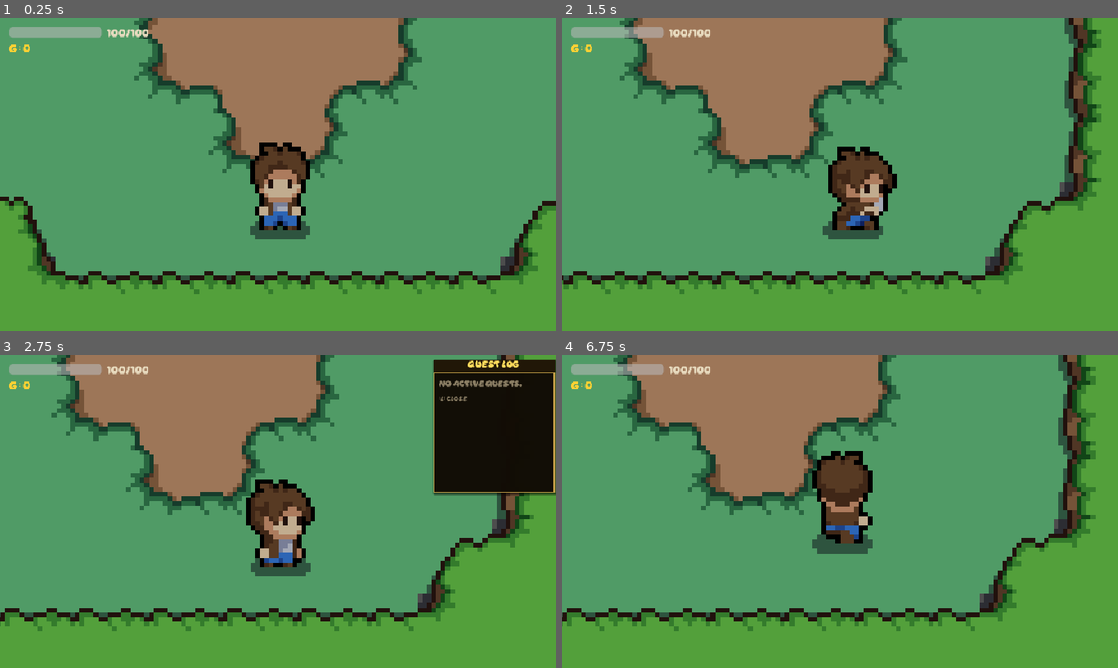
Above: before the commit, frames 1-4 (two rows, left to right).
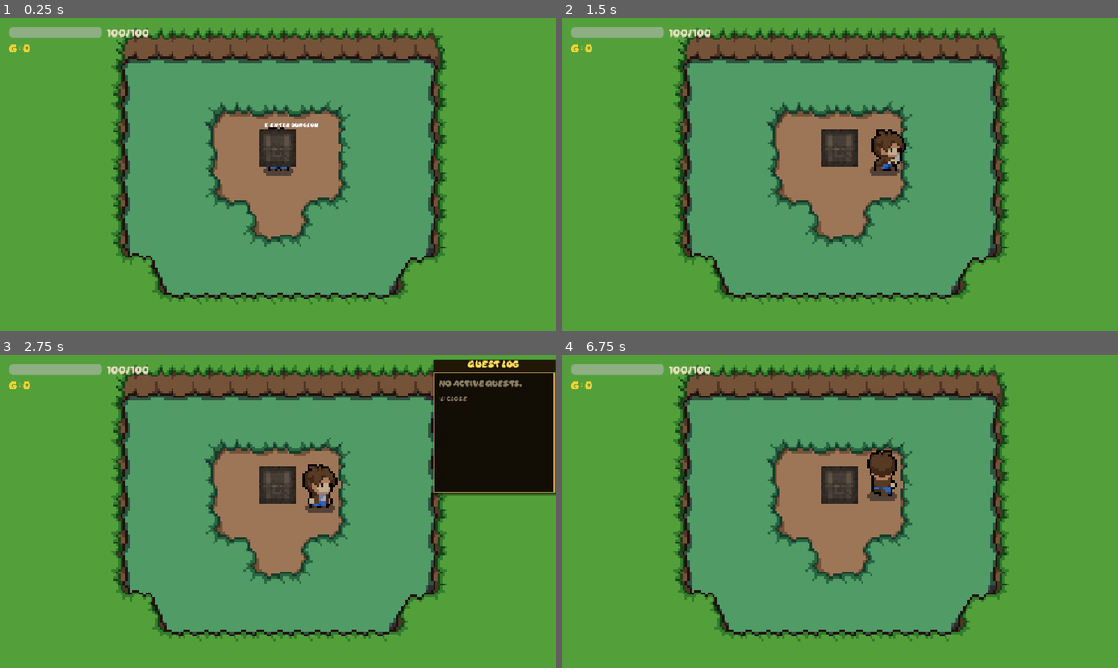
Above: after the commit, the same moments.

Repository: Puget-Sound-Skills-Center/godot-tenten-project
Game: Godot game, scene res://scenes/cliff_side.tscn
The game is run twice, just before and just after one commit, with the same random seed, the same clock (stepped at 60 frames per second) and the same inputs. This scene is started directly instead of the project's main scene.
Inputs (mouse positions are in pixels of both pictures, inside the frame that each line leads up to):
- Up to frame 1 (0.25 s): no input
- Up to frame 2 (1.5 s): tap Enter at 0.5 s; move the mouse to (962, 158) at 0.52 s; hold D (move_right) 0.53-1.25 s; hold E (interact) 0.53-1.25 s; click (962, 158) at 0.67 s; drag from (728, 190) to (812, 237) at 1.27 s
- Up to frame 3 (2.75 s): move the mouse to (333, 442) at 2.02 s; hold D (move_right) from 2.03 s (still down); hold L (quest_log) from 2.03 s (still down)
- Up to frame 4 (6.75 s): release D (move_right) at 2.75 s; release L (quest_log) at 2.75 s; tap Space at 2.75, 4.25, 5.75 s; drag from (812, 574) to (673, 464) at 2.77 s; tap Enter at 3.5, 5 s; move the mouse to (1006, 558) at 3.52 s; hold A (move_left) 3.53-4.25 s; click (1006, 558) at 3.6 s; drag from (673, 464) to (840, 530) at 4.27 s; move the mouse to (867, 511) at 5.02 s; hold S (move_down) 5.03-5.75 s; hold E (interact) 5.03-5.75 s; click (867, 511) at 5.17 s; drag from (756, 433) to (728, 527) at 5.77 s; move the mouse to (962, 495) at 6.52 s; hold W (move_up) from 6.53 s (still down); hold L (quest_log) from 6.53 s (still down)

The runs differ from the first frame. In frame 1, 61% of the frame differs, in the area x 0-100%, y 0-92%; in frame 2, 58%; in frame 3, 50%; in frame 4, 57%.

Commit message:
feat(ui-scale): no camera zoom, move dungeon entrance, crisp home screen
- Remove camera zoom in all scenes (zoom 2x -> 1x) for a wider, un-magnified view.
- Move the dungeon-enter NPC to (1407,1266) in cliffside and scale it 4x to
  match the world (sprite scale 4, radius 20->36), like the other NPCs.
- Render the home screen in the root canvas instead of the 960x540 SubViewport
  so its TTF text rasterizes at full physical resolution (was blocky from the
  2x nearest upscale). main.gd now routes UI scenes to the root and game scenes
  to the SubViewport, tracking the active instance for cleanup.

Verified live via Godot MCP: home screen crisp at 1920x1080, New Game ->
world transition works, world renders un-zoomed with no errors.

Co-Authored-By: Claude Opus 4.8 <noreply@anthropic.com>

Diff:
--- a/scenes/cliff_side.tscn
+++ b/scenes/cliff_side.tscn
@@ -133,7 +133,7 @@
 polygon = PackedVector2Array(403, 423, 303, 425, 304, 371, 301, 369, 299, 356, 287, 354, 287, 271, 418, 272, 419, 353, 409, 355, 403, 371, 450, 370, 439, 252, 275, 252, 277, 361, 295, 436, 415, 442, 406, 371, 403, 371)
 
 [node name="player" parent="." unique_id=1145790712 instance=ExtResource("6_ocn37")]
-position = Vector2(1408, 1441)
+position = Vector2(1407, 1266)
 
 [node name="Cliffside_exit_point" type="Area2D" parent="." unique_id=856695562]
 
--- a/scenes/world.tscn
+++ b/scenes/world.tscn
@@ -106,7 +106,7 @@
 sources/3 = SubResource("TileSetAtlasSource_e3hyu")
 
 [sub_resource type="RectangleShape2D" id="RectangleShape2D_4mrxx"]
-size = Vector2(35, 15)
+size = Vector2(140.5, 64.5)
 
 [node name="world" type="Node2D" unique_id=1132998546]
 y_sort_enabled = true
@@ -154,7 +154,7 @@
 [node name="Cliffside_trasition_point" type="Area2D" parent="." unique_id=88907879]
 
 [node name="CollisionShape2D" type="CollisionShape2D" parent="Cliffside_trasition_point" unique_id=826356014]
-position = Vector2(171.5, -8.5)
+position = Vector2(685.75, -32.25)
 shape = SubResource("RectangleShape2D_4mrxx")
 
 [connection signal="body_entered" from="Cliffside_trasition_point" to="." method="_on_cliffside_trasition_point_body_entered"]
--- a/script/cliff_side.gd
+++ b/script/cliff_side.gd
@@ -17,7 +17,7 @@
 
 func _setup_camera() -> void:
 	var cam := Camera2D.new()
-	cam.zoom = Vector2(2, 2)
+	cam.zoom = Vector2(1, 1)
 	cam.position_smoothing_enabled = true
 	cam.limit_smoothed = true
 	$player.add_child(cam)
@@ -42,7 +42,7 @@
 
 func _spawn_dungeon_npc():
 	var npc = load("res://script/dungeon_npc.gd").new()
-	npc.position = Vector2(352, 315)
+	npc.position = Vector2(1407, 1266)
 	add_child(npc)
 
 # Called every frame. 'delta' is the elapsed time since the previous frame.
--- a/script/dungeon.gd
+++ b/script/dungeon.gd
@@ -284,7 +284,7 @@
 	player_node.position = Vector2(2 * TILE + TILE / 2, 2 * TILE + TILE / 2)
 	add_child(player_node)
 	var cam := Camera2D.new()
-	cam.zoom = Vector2(2, 2)
+	cam.zoom = Vector2(1, 1)
 	cam.limit_left = 0
 	cam.limit_top = 0
 	cam.limit_right = room_w
--- a/script/dungeon_npc.gd
+++ b/script/dungeon_npc.gd
@@ -13,12 +13,13 @@
 	sprite.texture = load("res://art/objects/chest_02.png")
 	sprite.hframes = 4
 	sprite.frame = 0
-	sprite.position = Vector2(0, -8)
+	sprite.scale = Vector2(4, 4)
+	sprite.position = Vector2(0, -32)
 	add_child(sprite)
 
 	_prompt_label = Label.new()
 	_prompt_label.text = "E: Enter Dungeon"
-	_prompt_label.position = Vector2(-22, -22)
+	_prompt_label.position = Vector2(-22, -76)
 	_prompt_label.add_theme_font_size_override("font_size", 6)
 	_prompt_label.add_theme_color_override("font_color", Color.WHITE)
 	_prompt_label.visible = false
@@ -28,7 +29,7 @@
 	var area = Area2D.new()
 	var shape_node = CollisionShape2D.new()
 	var circle = CircleShape2D.new()
-	circle.radius = 20.0
+	circle.radius = 36.0
 	shape_node.shape = circle
 	area.add_child(shape_node)
 	area.body_entered.connect(_on_body_entered)
--- a/script/main.gd
+++ b/script/main.gd
@@ -17,7 +17,18 @@
 func _on_scene_change(path: String) -> void:
 	_load_scene.call_deferred(path)
 
+# Pure-UI scenes render in the root canvas (full physical resolution, so TTF
+# text stays crisp). Pixel-art game scenes render inside the 960x540 SubViewport
+# for the chunky upscaled look.
+const UI_SCENES := ["res://scenes/home_screen.tscn"]
+
+var _current: Node = null
+
 func _load_scene(path: String) -> void:
+	if is_instance_valid(_current):
+		_current.free()
+		_current = null
+	# Defensive: clear anything still parented under the SubViewport.
 	var vp := $SubViewportContainer/SubViewport as SubViewport
 	for child in vp.get_children():
 		child.free()
@@ -25,4 +36,9 @@
 	if packed == null:
 		push_error("main.gd: cannot load scene: " + path)
 		return
-	vp.add_child(packed.instantiate())
+	var inst := packed.instantiate()
+	_current = inst
+	if path in UI_SCENES:
+		add_child(inst)
+	else:
+		vp.add_child(inst)
--- a/script/world.gd
+++ b/script/world.gd
@@ -20,7 +20,7 @@
 	var cam := $player/Camera2D as Camera2D
 	if cam == null:
 		return
-	cam.zoom = Vector2(2, 2)
+	cam.zoom = Vector2(1, 1)
 	cam.position_smoothing_enabled = true
 	cam.limit_smoothed = true
 	_apply_map_limits(cam, $TileMap/Ground)
